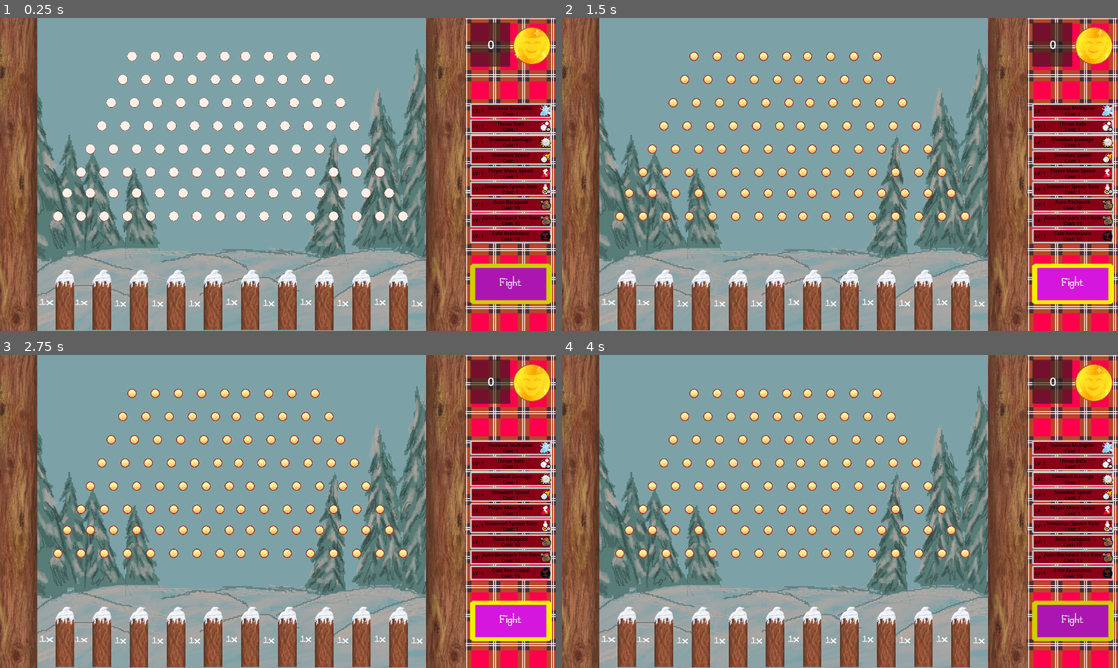
Above: before the commit, frames 1-4 (two rows, left to right).
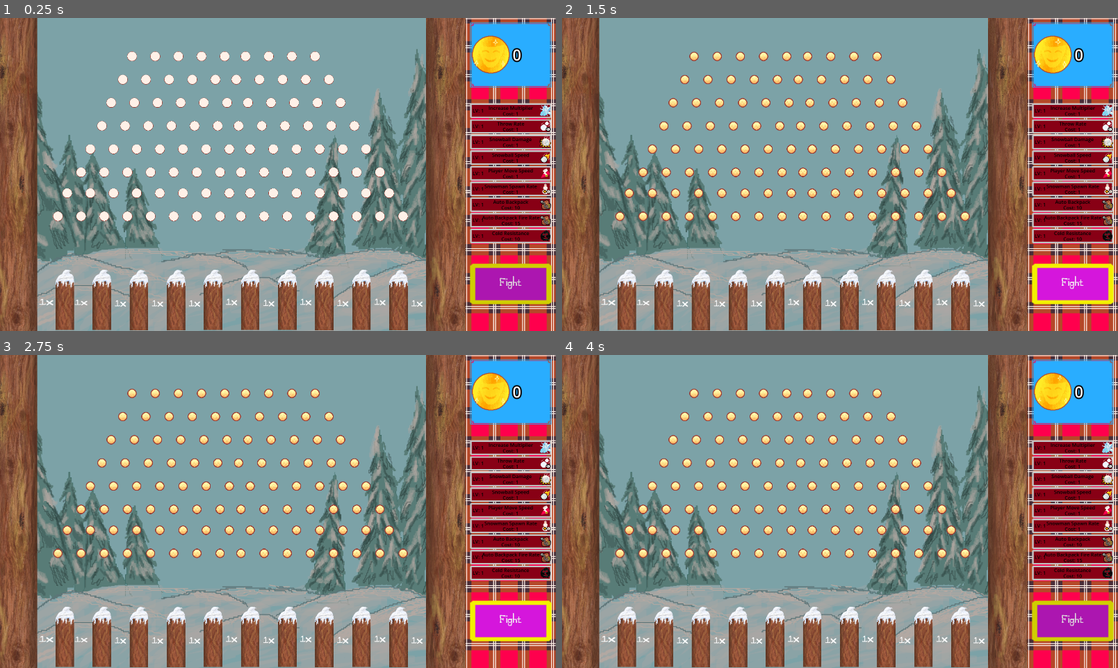
Above: after the commit, the same moments.

Repository: Parker-Vetter/snow-man-brawl
Game: Godot game, scene res://PeggleDrop/PeggleDrop.tscn
Same seed, same stepped clock (60 frames per second), same inputs: the game is played once before the commit and once after it. This scene is started directly instead of the project's main scene.
Inputs (mouse positions are in pixels of both pictures, inside the frame that each line leads up to):
- Up to frame 1 (0.25 s): no input
- Up to frame 2 (1.5 s): click "Fight" at 0.5 s; click "Fight" at 1.25 s
- Up to frame 3 (2.75 s): click "Fight" at 2 s
- Up to frame 4 (4 s): tap Enter at 2.75 s; move the mouse to (606, 639) at 2.77 s; hold Space (Shoot) 2.78-3.53 s; click (606, 639) at 2.92 s; move the mouse to (645, 639) at 3.52 s; tap Space (Shoot) at 3.6 s; click (645, 639) at 3.67 s

The runs differ from the first frame. In frame 1, 3.1% of the frame differs, in the area x 84-100%, y 1-23%; in frame 2, 3.1%; in frame 3, 3.1%; in frame 4, 3.1%.
Error in both runs: Out of bounds get index '0' (on base: 'Array[Node]') (res://PeggleDrop/UI/ui_fight.gd:8)

Commit message:
Refines UI elements for better visuals
Enhances the user interface by adding visual elements.

Adds a panel and an animated sprite for better engagement.
Also adjusts the appearance of the gold label to be more appealing.

Diff:
--- a/PeggleDrop/PeggleDrop.tscn
+++ b/PeggleDrop/PeggleDrop.tscn
@@ -24,6 +24,7 @@
 [ext_resource type="AudioStream" uid="uid://bw0skcv4lhw2x" path="res://PeggleDrop/Pegs/Pegsound1.ogg" id="14_6snom"]
 [ext_resource type="Texture2D" uid="uid://colxurrk6a04n" path="res://zacks sprites/ice chunk.png" id="14_ltn3o"]
 [ext_resource type="Texture2D" uid="uid://djrlek0v8pini" path="res://PeggleDrop/UI/Box4TextDisabled_Good.png" id="14_ybabm"]
+[ext_resource type="Texture2D" uid="uid://ddeh3jcmmcurh" path="res://MainGame/Assets/panel-001.png" id="15_4vbll"]
 [ext_resource type="Texture2D" uid="uid://bmrb18l2wtmny" path="res://zacks sprites/upgrades/throw_rate.png" id="15_ltn3o"]
 [ext_resource type="Texture2D" uid="uid://dthlu0ht7gccm" path="res://PeggleDrop/UI/Box4TextFocus_Good.png" id="15_ybabm"]
 [ext_resource type="AudioStream" uid="uid://bkypcaso3e18g" path="res://PeggleDrop/Confetti/rewardsound.ogg" id="16_soheg"]
@@ -141,6 +142,18 @@
 "speed": 5.0
 }]
 
+[sub_resource type="StyleBoxFlat" id="StyleBoxFlat_w1oa5"]
+content_margin_left = 0.0
+content_margin_top = 0.0
+content_margin_right = 0.0
+content_margin_bottom = 0.0
+bg_color = Color(0.101960786, 0.101960786, 0.101960786, 0)
+corner_radius_top_left = 3
+corner_radius_top_right = 3
+corner_radius_bottom_right = 3
+corner_radius_bottom_left = 3
+corner_detail = 5
+
 [sub_resource type="StyleBoxTexture" id="StyleBoxTexture_ltn3o"]
 texture = ExtResource("12_ltn3o")
 texture_margin_left = 20.0
@@ -894,13 +907,27 @@
 anchor_left = 0.051000003
 anchor_top = 0.016
 anchor_right = 0.952
-anchor_bottom = 0.156
+anchor_bottom = 0.22100002
 offset_left = 0.13899899
 offset_top = -0.37600136
 offset_right = -0.072021484
-offset_bottom = -0.41600037
+offset_bottom = -0.006011963
 theme_override_styles/panel = SubResource("StyleBoxEmpty_1sqa4")
 
+[node name="TextureRect" type="NinePatchRect" parent="CanvasLayer/MainUI/Control/Panel" unique_id=1218724663]
+modulate = Color(0.16078432, 0.6784314, 1, 1)
+layout_mode = 1
+anchors_preset = 15
+anchor_right = 1.0
+anchor_bottom = 1.0
+grow_horizontal = 2
+grow_vertical = 2
+texture = ExtResource("15_4vbll")
+patch_margin_left = 10
+patch_margin_top = 10
+patch_margin_right = 10
+patch_margin_bottom = 10
+
 [node name="HBoxContainer" type="HBoxContainer" parent="CanvasLayer/MainUI/Control/Panel" unique_id=420191764]
 layout_mode = 1
 anchors_preset = 15
@@ -908,29 +935,6 @@
 anchor_bottom = 1.0
 grow_horizontal = 2
 grow_vertical = 2
-
-[node name="Panel2" type="Panel" parent="CanvasLayer/MainUI/Control/Panel/HBoxContainer" unique_id=448867676]
-layout_mode = 2
-size_flags_horizontal = 3
-
-[node name="Gold_Label" type="Label" parent="CanvasLayer/MainUI/Control/Panel/HBoxContainer/Panel2" unique_id=1557123810]
-layout_mode = 1
-anchors_preset = 15
-anchor_right = 1.0
-anchor_bottom = 1.0
-offset_left = 4.0
-offset_top = 48.0
-offset_right = 2.0
-offset_bottom = -49.0
-grow_horizontal = 2
-grow_vertical = 2
-size_flags_horizontal = 3
-theme_override_font_sizes/font_size = 40
-text = "Gold: "
-horizontal_alignment = 1
-vertical_alignment = 1
-script = ExtResource("8_6ap7j")
-metadata/_edit_use_anchors_ = true
 
 [node name="Panel" type="Panel" parent="CanvasLayer/MainUI/Control/Panel/HBoxContainer" unique_id=903418200]
 layout_mode = 2
@@ -938,11 +942,37 @@
 theme_override_styles/panel = SubResource("StyleBoxEmpty_pgt64")
 
 [node name="AnimatedSprite2D" type="AnimatedSprite2D" parent="CanvasLayer/MainUI/Control/Panel/HBoxContainer/Panel" unique_id=823078143]
-position = Vector2(71, 80)
+position = Vector2(71, 110.405)
 scale = Vector2(1.3541666, 1.3541666)
 sprite_frames = SubResource("SpriteFrames_y7ifg")
 autoplay = "default"
-frame_progress = 0.86537
+
+[node name="Panel2" type="Panel" parent="CanvasLayer/MainUI/Control/Panel/HBoxContainer" unique_id=448867676]
+layout_mode = 2
+size_flags_horizontal = 3
+theme_override_styles/panel = SubResource("StyleBoxFlat_w1oa5")
+
+[node name="Gold_Label" type="Label" parent="CanvasLayer/MainUI/Control/Panel/HBoxContainer/Panel2" unique_id=1557123810]
+layout_mode = 1
+anchors_preset = -1
+anchor_left = 0.029000001
+anchor_top = 0.044000003
+anchor_right = 1.0
+anchor_bottom = 0.95100003
+offset_left = -0.0020003319
+offset_top = 0.043261528
+offset_right = 2.0
+offset_bottom = 0.07170105
+grow_horizontal = 2
+grow_vertical = 2
+size_flags_horizontal = 3
+theme_override_colors/font_outline_color = Color(0, 0, 0, 1)
+theme_override_constants/outline_size = 18
+theme_override_font_sizes/font_size = 52
+text = "0"
+vertical_alignment = 1
+script = ExtResource("8_6ap7j")
+metadata/_edit_use_anchors_ = true
 
 [node name="ScrollContainer" type="ScrollContainer" parent="CanvasLayer/MainUI/Control" unique_id=1749986874]
 layout_mode = 0
